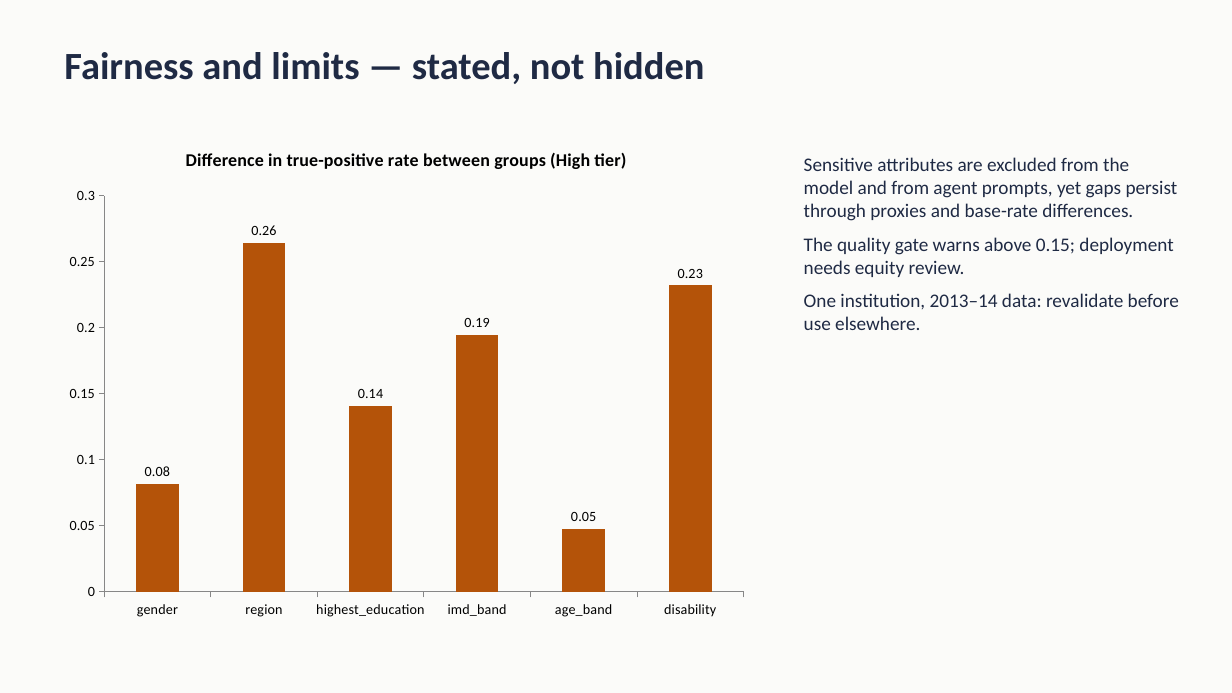
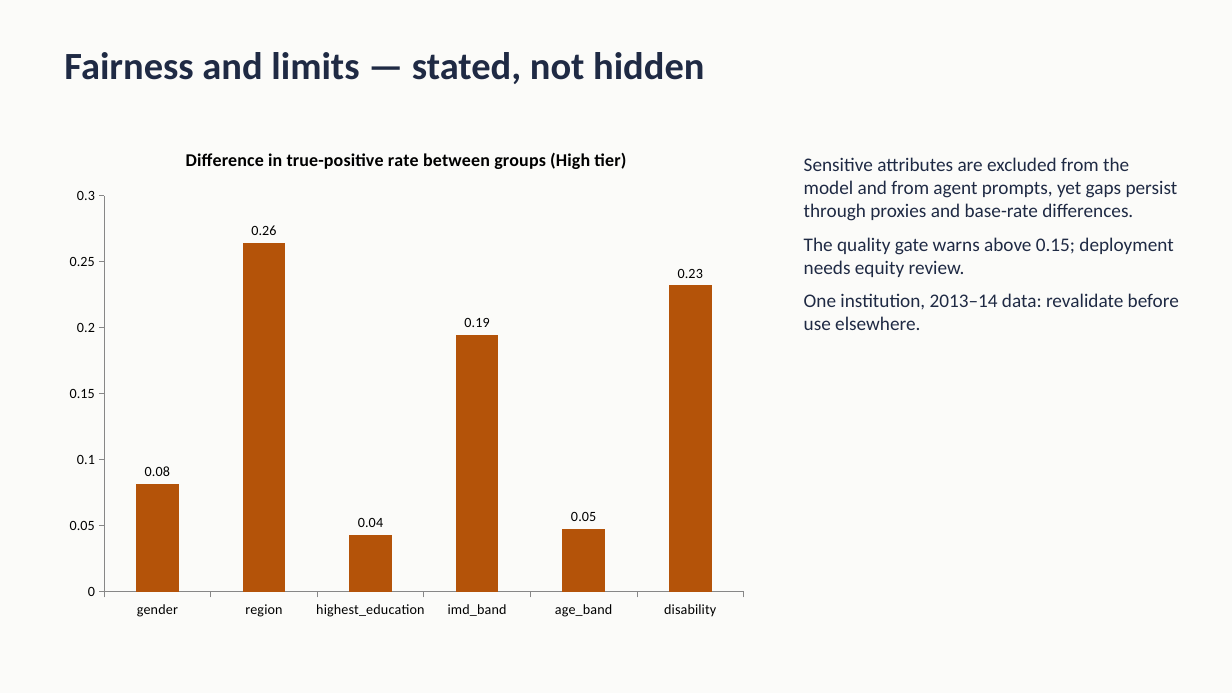
Before and after one commit to stealthynugget/student_success_assistant, a slide deck: slide 12 of docs/Student_Success_Assistant_10min.pptx. Drawn at 1232x693 pixels with LibreOffice and Linux fonts; fonts in the diff are those of the drawing. Boxes give left, top, right and bottom in pixels: in the first picture for what was removed or moved away, otherwise in the second. Text is boxed around its words. In the diff, an @@ line names an element or a change of style, - is before the commit and + after.

```diff
--- a/docs/Student_Success_Assistant_10min.pptx
+++ b/docs/Student_Success_Assistant_10min.pptx
@@ column chart at (x1=55, y1=129, x2=758, y2=628) @@
@@ Series 1, highest_education: 0.14 to 0.04 @@
```
Also in this commit, not shown: 35 other files.
